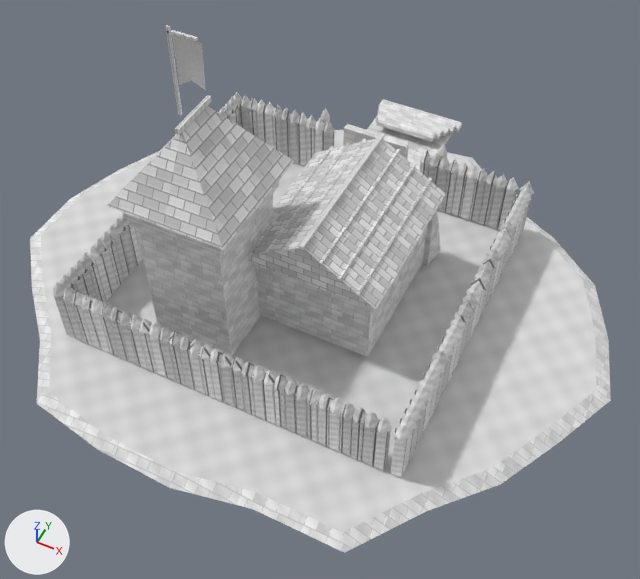
A saved change to the OBJ model Unity/Assets/Eldoria/ExperimentalAshenCitadel/Meshes/AshenBastion_1.obj.
Both versions are drawn from a 50 mm lens placed at (10.4, -19.7, 24.5), pointed at (1.6, -2.2, 2.6). Lighting does not change. The marker at lower left points along +X, +Y and +Z. The first picture is the older version. Where no turn or scale is listed for an object, it has been applied to the vertices. Vertices at exactly the same position are counted once.

Script lines for the objects in view, before the commit:
```python
me_ashenbastion_1 = bpy.data.meshes.new('AshenBastion_1')
me_ashenbastion_1.from_pydata(...)  # 2236 vertices, 1705 faces; spans x -10.9..11.5, y -9.4..11.2, z -0.2..11.4
me_ashenbastion_1.materials.append(mat_basalt)  # picture img_ashenstone_png
me_ashenbastion_1.materials.append(mat_stone)  # picture img_ashenstone_png
me_ashenbastion_1.materials.append(mat_stonelight)  # picture img_ashenstone_png
me_ashenbastion_1.materials.append(mat_cut)  # picture img_ashenstone_png
me_ashenbastion_1.materials.append(mat_iron)  # picture img_ashenmetal_png
me_ashenbastion_1.materials.append(mat_wood)  # picture img_ashenwood_png
me_ashenbastion_1.materials.append(mat_oak)  # picture img_ashenwood_png
me_ashenbastion_1.materials.append(mat_roof)  # picture img_ashenroof_png
me_ashenbastion_1.materials.append(mat_slate)  # picture img_ashenroof_png
me_ashenbastion_1.materials.append(mat_brass)  # picture img_ashenmetal_png
me_ashenbastion_1.materials.append(mat_warm)  # picture img_ashenmetal_png
me_ashenbastion_1.materials.append(mat_banner)  # picture img_ashencloth_png
me_ashenbastion_1.materials.append(mat_moss)  # picture img_ashenmoss_png
ob_ashenbastion_1 = bpy.data.objects.new('AshenBastion_1', me_ashenbastion_1)
ob_ashenbastion_1.location = (0.0, 0.0, 0.0)
```
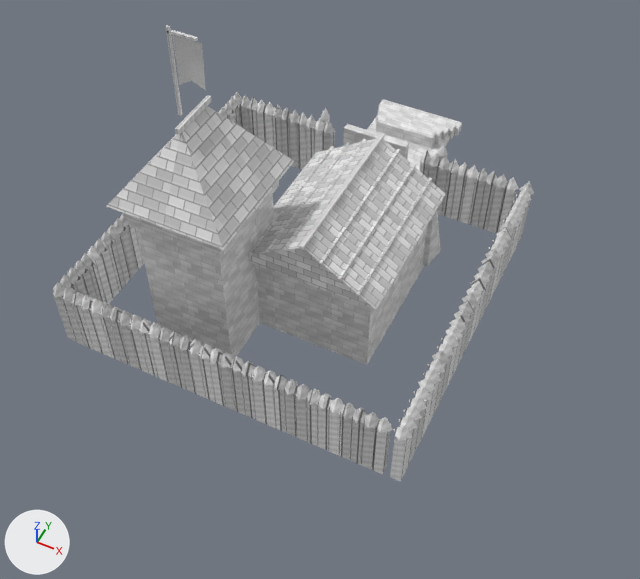
The change in detail:
me_ashenbastion_1 is used by ob_ashenbastion_1; location (0.0, 0.0, 0.0).
me_ashenbastion_1 had 2236 vertices, 1705 faces and spanned x -10.9..11.5, y -9.4..11.2, z -0.2..11.4.
me_ashenbastion_1 no longer uses material mat_basalt (picture img_ashenstone_png).
me_ashenbastion_1 now has 2187 vertices, 1657 faces and spans x -6.5..6.5, y -6.2..11.2, z -0.1..11.4.
me_ashenbastion_1 part 1: the loose piece of 49 vertices spanning x -10.9..11.5, y -9.4..9.8, z -0.2..0.0 is deleted.
me_ashenbastion_1 part 2: 560 vertices moved from x -6.4..6.4, y -6.1..11.2, z 0.1..0.5 to x -6.4..6.4, y -6.1..11.2, z -0.1.
me_ashenbastion_1 no longer uses material mat_moss (picture img_ashenmoss_png).

Where the change shows, as pixel boxes (x1, y1, x2, y2) in the pictures (640 x 579 px; the box of a moved part takes in the faces that stretch with it):
'AshenBastion_1', reshaped (17% narrower, 13% shorter): before (30, 25, 611, 553); after (53, 25, 535, 482)
part 1 of me_ashenbastion_1, deleted: before (30, 130, 611, 553)
part 2 of me_ashenbastion_1, moved or reshaped: before (53, 104, 532, 478); after (53, 104, 532, 482)
